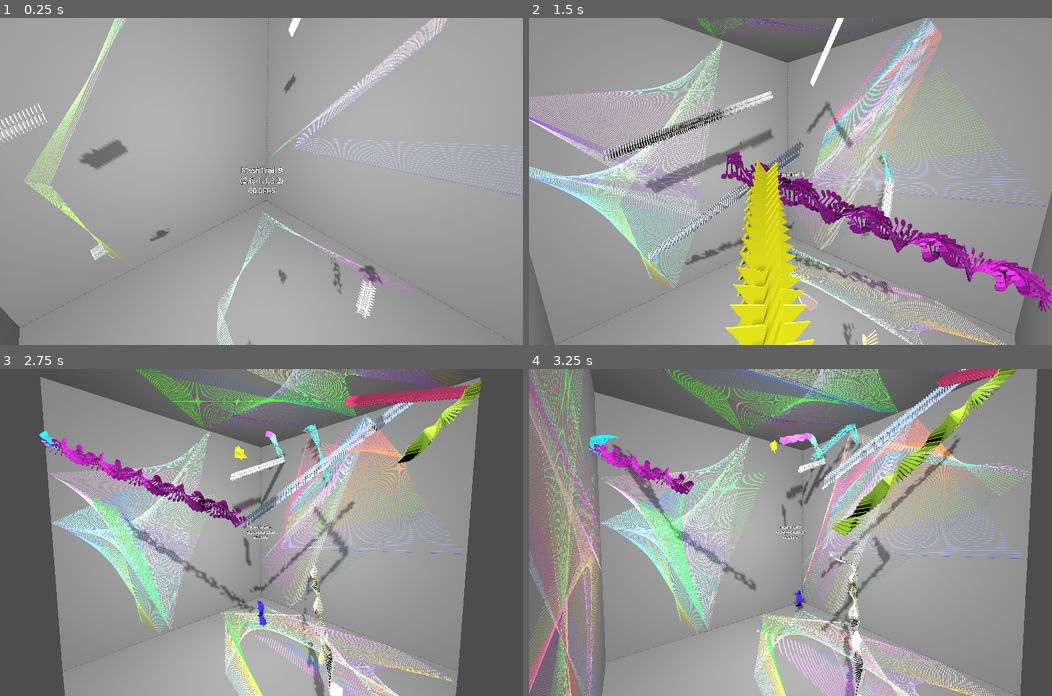
Above: before the commit, frames 1-4 (two rows, left to right).
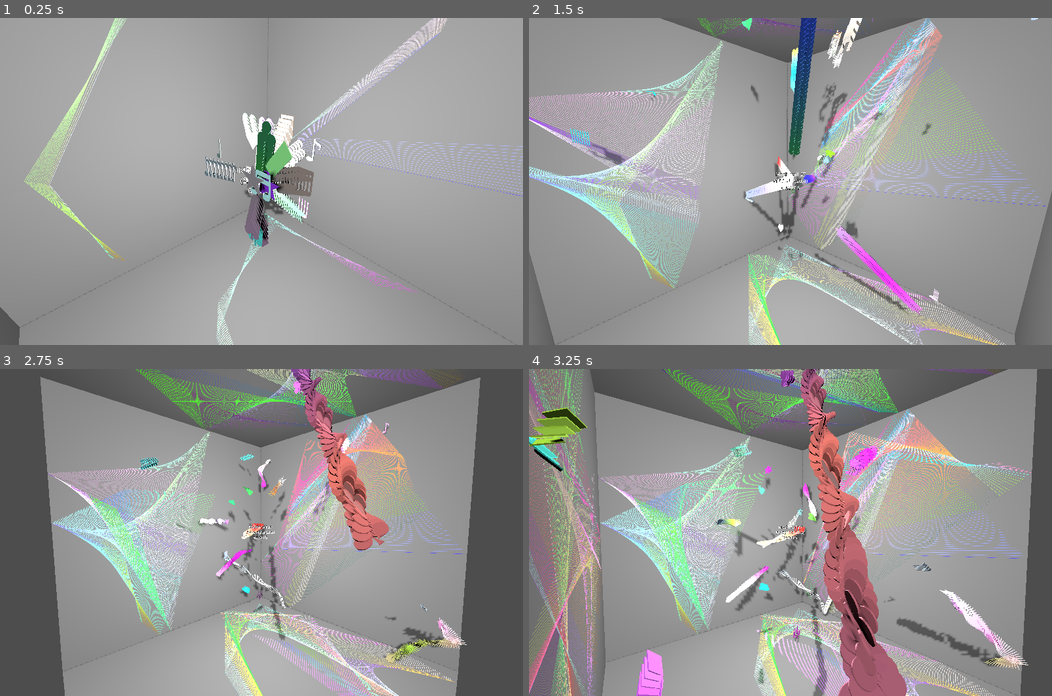
Above: after the commit, the same moments.

Repository: kasworld/gd4game3d
Game: Godot game, scene res://main.tscn
Two runs of this game, one before a commit and one after it. Both use one fixed random seed, a clock stepped at 60 frames per second and the inputs below.
Inputs (mouse positions are in pixels of both pictures, inside the frame that each line leads up to):
- Up to frame 1 (0.25 s): no input
- Up to frame 2 (1.5 s): tap Enter at 0.5 s; move the mouse to (905, 165) at 0.52 s; click (905, 165) at 0.67 s; move the mouse to (685, 197) at 1.27 s; click (685, 197) at 1.42 s
- Up to frame 3 (2.75 s): move the mouse to (313, 460) at 2.02 s; click (313, 460) at 2.17 s
- Up to frame 4 (3.25 s): move the mouse to (764, 597) at 2.77 s; click (764, 597) at 2.92 s

The runs differ from the first frame. In frame 1, 4.9% of the frame differs, in the area x 0-74%, y 0-100%; in frame 2, 16%; in frame 3, 11%; in frame 4, 17%, in the area x 0-96%, y 0-100%.

Commit message:
use all colormode

Diff:
--- a/main.gd
+++ b/main.gd
@@ -19,24 +19,29 @@
 	$DirectionalLight3D.look_at(Vector3.ZERO)
 	b_box = AABB( -bound_size/2, bound_size)
 
-	add_meshtrail()
+	for mt in MeshTrailTypeList:
+		var ball = meshtrail_scene.instantiate().set_ColorMode_OnBounce().init( bounce, 0.5, randi_range(1,10), mt, Vector3.ZERO)
+		meshtrail_list.append(ball)
+		add_child(ball)
+	for mt in MeshTrailTypeList:
+		var ball = meshtrail_scene.instantiate().set_ColorMode_MeshGradient().init( bounce, 0.5, randi_range(10,100), mt, Vector3.ZERO)
+		meshtrail_list.append(ball)
+		add_child(ball)
+	for mt in MeshTrailTypeList:
+		var ball = meshtrail_scene.instantiate().set_ColorMode_ByPosition(b_box).init( bounce, 0.5, randi_range(1,10), mt, Vector3.ZERO)
+		meshtrail_list.append(ball)
+		add_child(ball)
+
 	$MovingCamera.init( b_box, Vector3.ZERO, meshtrail_list[0] )
-
 	make_line2d(Vector2(bound_size.x,bound_size.y),Vector3(0,0,-bound_size.z/2), PlaneMesh.FACE_Z, false)
 	make_line2d(Vector2(bound_size.x,bound_size.y),Vector3(0,0,bound_size.z/2), PlaneMesh.FACE_Z, true)
-
 	make_line2d(Vector2(bound_size.x,bound_size.z),Vector3(0,-bound_size.z/2,0), PlaneMesh.FACE_Y, false)
 	make_line2d(Vector2(bound_size.x,bound_size.z),Vector3(0,bound_size.z/2,0), PlaneMesh.FACE_Y, true)
-
 	make_line2d(Vector2(bound_size.y,bound_size.z),Vector3(-bound_size.z/2,0,0), PlaneMesh.FACE_X, false)
 	make_line2d(Vector2(bound_size.y,bound_size.z),Vector3(bound_size.z/2,0,0), PlaneMesh.FACE_X, true)
 
 func add_meshtrail()->void:
-	var pos = Vector3(
-		randf_range(b_box.position.x, b_box.end.x),
-		randf_range(b_box.position.y, b_box.end.y),
-		randf_range(b_box.position.z, b_box.end.z),
-	)
+	var pos := Vector3.ZERO
 	var mesh_type = MeshTrailTypeList.pop_front()
 	#var tc := 1
 	var tc := randi_range(10,100)
@@ -74,8 +79,8 @@
 	return sp
 
 func _process(delta: float) -> void:
-	if MeshTrailTypeList.size() > 0:
-		add_meshtrail()
+	#if MeshTrailTypeList.size() > 0:
+		#add_meshtrail()
 
 	$LabelInfo.text = "MeshTrail %d\n(%.1f,%.1f,%.1f)\n%.1fFPS" % [
 		meshtrail_list.size(),
